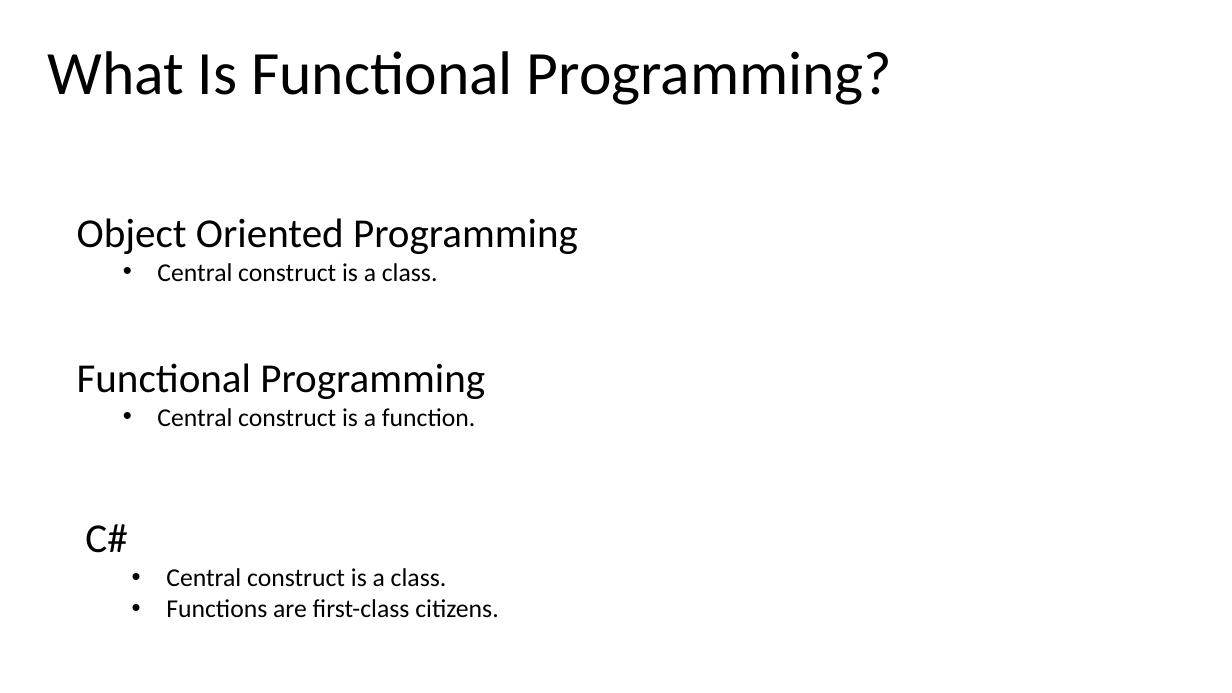
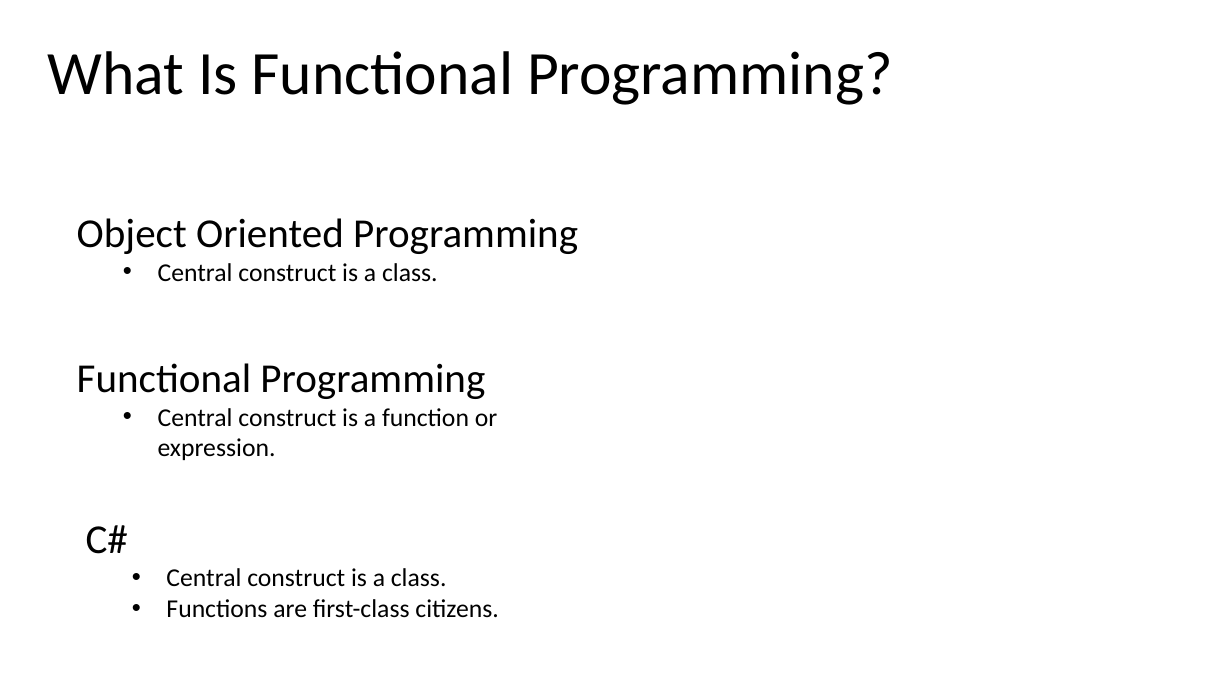
Before and after one commit to haled/FunctionalCSharp, a slide deck: slide 6 of Functional_Programming_Techniques_in_C#.pptx. Drawn at 1232x693 pixels with LibreOffice and Linux fonts; fonts in the diff are those of the drawing. Boxes give left, top, right and bottom in pixels: in the first picture for what was removed or moved away, otherwise in the second. Text is boxed around its words. In the diff, an @@ line names an element or a change of style, - is before the commit and + after.

```diff
--- a/Functional_Programming_Techniques_in_C#.pptx
+++ b/Functional_Programming_Techniques_in_C#.pptx
@@ text at (158,408,497,460): text changed @@
-  • Central construct is a function.
+  • Central construct is a function or expression.
```
Also in this commit, not shown: 11 other slides changed, 1 slide added, 1 slide removed, 1 other file.
